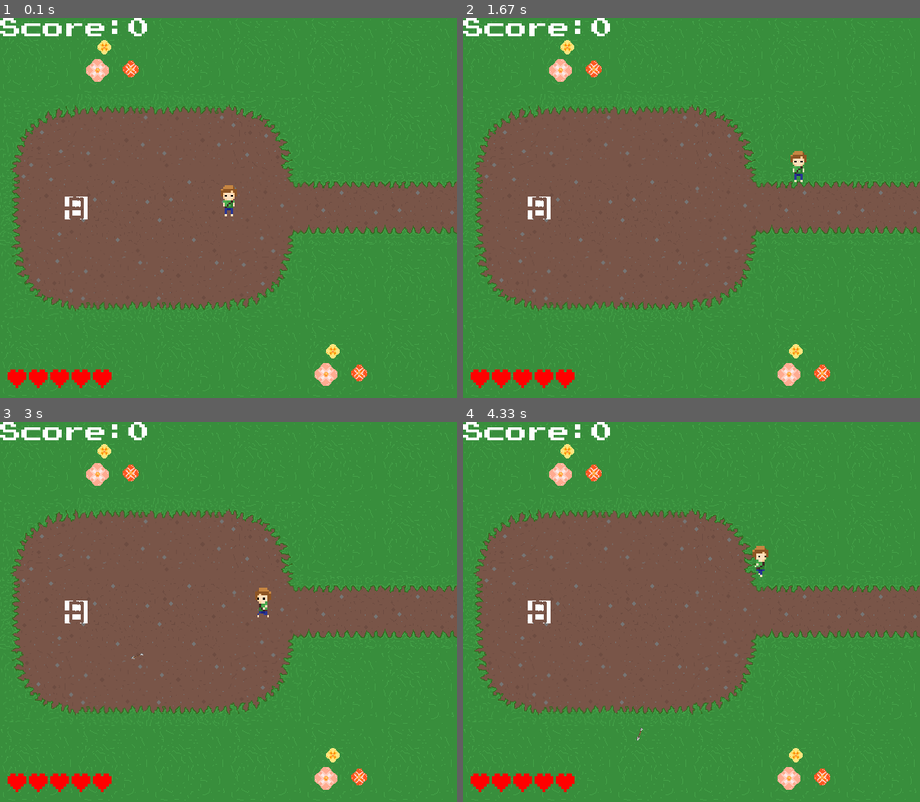
Above: before the commit, frames 1-4 (two rows, left to right).
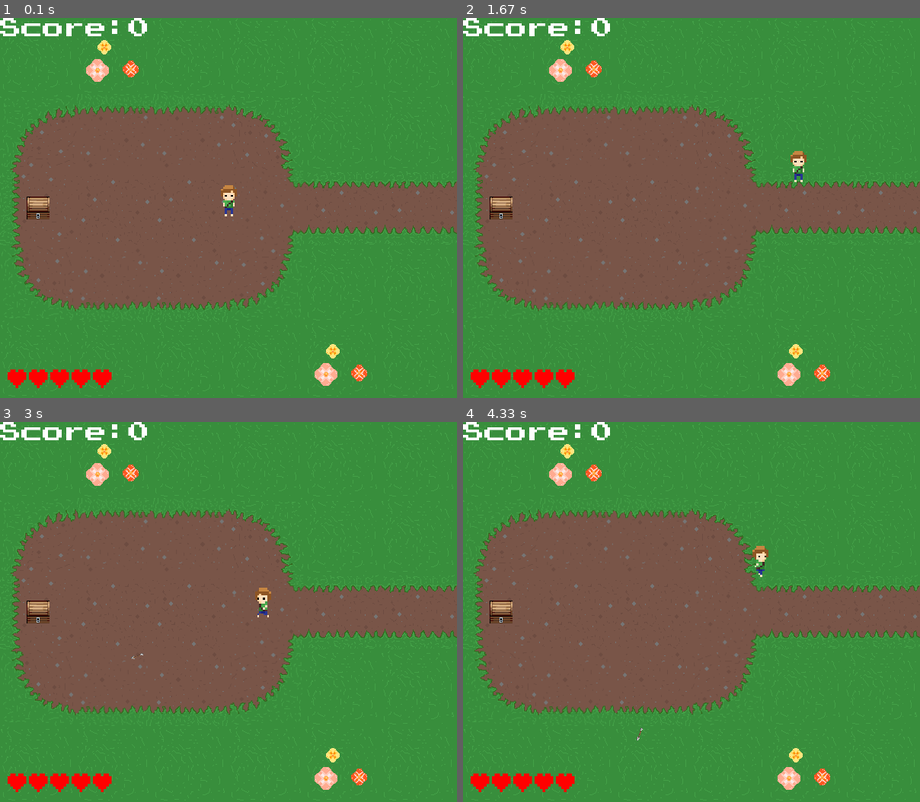
Above: after the commit, the same moments.

Repository: TomasPires/Projeto_Final_pygame
Game: pygame game, started from treasures_and_burial.py
Two runs of this game, one before a commit and one after it. Both use one fixed random seed, a clock stepped at 60 frames per second and the inputs below.
Inputs (mouse positions are in pixels of both pictures, inside the frame that each line leads up to):
- Up to frame 1 (0.1 s): no input
- Up to frame 2 (1.67 s): hold D 0.33-0.8 s; move the mouse to (673, 223) at 0.37 s; hold W 0.83-1.13 s; hold D 1.17-1.63 s
- Up to frame 3 (3 s): hold A 1.67-2.2 s; hold S 2.23-2.53 s; tap Space at 2.57, 2.97 s; hold A from 2.9 s (still down)
- Up to frame 4 (4.33 s): tap Space at 3.27, 3.4, 3.8, 4.1 s; release A at 3.3 s; hold W 3.33-3.7 s; hold D from 3.73 s (still down)

The runs differ from the first frame. In frame 1, 0.5% of the frame differs, in the area x 5-20%, y 47-53%; in frame 2, 0.5%; in frame 3, 0.5%; in frame 4, 0.5%.

Commit message:
Co-authored-by: DanielParnes <danielp7@al.insper.edu.br>

Diff:
--- a/treasures_and_burial.py
+++ b/treasures_and_burial.py
@@ -18,6 +18,7 @@
 OBJECT_DIR = path.join(path.dirname(__file__),  'Pixel_TreasuresandBurial', 'props', 'objects')
 IMG_DIR = path.join(path.dirname(__file__), 'Pixel_TreasuresandBurial', 'img')
 SOUND_DIR = path.join(path.dirname(__file__), 'sound')
+
 WHITE = (255,255,255)
 GREEN = (0,255,0)
 BLUE = (0,0,255)
@@ -68,13 +69,8 @@
     assets['char_left'] = char_left
     assets['init_screen'] = pygame.image.load(path.join(IMG_DIR, 'introscreen-500x400.png')).convert()
     assets['init_screen'] = pygame.transform.scale(assets['init_screen'], (WIDTH,HEIGHT))
-    over_anim = []
-    for i in range(1,3):
-        filename = 'gameover{0}.png'.format(i)
-        img = pygame.image.load(path.join(IMG_DIR, filename)).convert()
-        img = pygame.transform.scale(img,(WIDTH,HEIGHT))
-        over_anim.append(img)
-    assets['over_screen'] = over_anim
+    assets['over_screen'] = pygame.image.load(path.join(IMG_DIR, 'gameover2.png')).convert()
+    assets['over_screen'] = pygame.transform.scale(assets['over_screen'],(WIDTH,HEIGHT))
     anim_torch = []
     for i in range(1,5):
         frame_torch = 'Pixel_TreasuresandBurial/props/animation/fire{0}-128x128.png'.format(i)
@@ -125,9 +121,9 @@
     chest1 = dict()
     chest2 = dict()
     chest1['closed'] = pygame.image.load(path.join(OBJECT_DIR, 'chests/chest1closed-32x32.png')).convert()
-    chest1['closed'] = pygame.transform.scale(img,(CHEST_SIZE,CHEST_SIZE))
+    chest1['closed'] = pygame.transform.scale(chest1['closed'],(CHEST_SIZE,CHEST_SIZE))
     chest2['closed'] = pygame.image.load(path.join(OBJECT_DIR, 'chests/chest2closed-32x32.png')).convert()
-    chest2['closed'] = pygame.transform.scale(img,(CHEST_SIZE,CHEST_SIZE))
+    chest2['closed'] = pygame.transform.scale(chest2['closed'],(CHEST_SIZE,CHEST_SIZE))
 
 
     chest1['empty'] = pygame.image.load(path.join(OBJECT_DIR, 'chests/chest1openEMPTY-32x32.png')).convert()
@@ -157,6 +153,7 @@
     assets['arrow_sound'] = pygame.mixer.Sound(path.join(SOUND_DIR, 'arrow.wav'))
     assets['elemental_dying'] = pygame.mixer.Sound(path.join(SOUND_DIR, 'dead1.wav'))
     assets['background_music'] = pygame.mixer.music.load(path.join(SOUND_DIR, 'background.mp3'))
+    assets['point'] = pygame.mixer.Sound(path.join(SOUND_DIR, 'point.wav'))
     pygame.mixer.music.set_volume(0.25)
     return assets
 
@@ -169,7 +166,7 @@
         self.assets = assets
         #Tiro
         self.last_shot = pygame.time.get_ticks()
-        self.shoot_ticks = 500
+        self.shoot_ticks = 400
         #Animção
         self.imgkey = 'char_front'
         self.index = 0
@@ -344,25 +341,23 @@
         self.rect = self.image.get_rect()
 
 class Chest(pygame.sprite.Sprite):
-    def __init__(self,assets,chest_type,chest_pos):
+    def __init__(self,assets,chest_type,chest_pos,player):
         pygame.sprite.Sprite.__init__(self)
         self.assets = assets
         self.type = chest_type #Recebe uma string do tipo do baú: outside(tipo 1) ou dungeon(tipo 2)
+        self.status = 'closed' #Recebe uma sting que define o status do baú: fechado, cheio ou vazio
         if self.type == 'outside':
             self.key = 'chest1'
         elif self.type == 'dungeon':
             self.key = 'chest2'
-        self.image = self.assets['chests'][self.key]['closed']
+        self.image = self.assets['chests'][self.key][self.status]
         self.rect = self.image.get_rect()
         self.rect.centerx = chest_pos[0]
         self.rect.centery = chest_pos[1]
+        self.mask = pygame.mask.from_surface(self.image)
 
     def open(self):
-        itemtype = random.randint(1,2)  #número que sorteia aleatoriamente o tipo de item que será mostrado ao abrir o baú
-        self.image = assets['chests'][self.key]['full'][itemtype]
-
-    def empty(self):
-        self.image = assets['chests'][self.key]['empty']
+        self.image = self.assets['chests'][self.key]['full'] #Troca a imagem para a do baú aberto
 
 #Função de troca de mapa
 def map_def(player,map_k,assets):
@@ -383,15 +378,16 @@
     elif map_name == 'map5.1':#Saída para mapa diferente
         if 215 <= player.rect.centery <= 385 and player.rect.left == 0:
             map_k["map_n0"] -= 1
-            player.rect.centerx = 310
+            player.rect.centerx = 280
             player.rect.centery = 386
-        elif player.rect.top <= 25 and  215<=player.rect.centerx <=385: #Mudança pra cima
+        elif player.rect.top <= 15 and  215<=player.rect.centerx <=385: #Mudança pra cima
             if 'map{0}.{1}'.format(map_k["map_n0"],(map_k["map_n1"]+1)) in assets['maps']:
                 map_k["map_n1"] +=1
+                player.rect.centerx = 280
                 player.rect.centery = 440
             else:
                 map_k["map_n1"] +=0
-        elif 450< player.rect.centery  and 315 <= player.rect.centerx <= 385: #Mudança pra baixo
+        elif player.rect.bottom > 480  and 315 <= player.rect.centerx <= 385: #Mudança pra baixo
             if 'map{0}.{1}'.format(map_k["map_n0"],(map_k["map_n1"]-1)) in assets['maps']:
                 map_k["map_n1"] -=1
                 player.rect.top = 31
@@ -429,28 +425,28 @@
     mask_img = assets['masks'][map_name]
     return map_img, mask_img
 
+def chest_spawn(assets,MAP,chests,player):
+    dungeon = ['map5.0','map5.1','map5.2','map6.2']
+    if MAP != assets['maps']['map4.1'] or MAP != assets['maps']['map6.2']:
+            if len(chests) > 1:
+                for chest in chests:
+                    chest.kill()
+            if MAP in dungeon:
+                chest_type = 'dungeon'
+            else:
+                chest_type = 'outside'
+            chest_xy = chest_pos(assets,MAP)
+            chest = Chest(assets,chest_type,chest_xy,player)
+    return chest
+
 def chest_pos(assets,map_img):
     if map_img == assets['maps']['map1.1']:
-        pos = [100,HEIGHT/2]
-    if map_img == assets['maps']['map2.1']:
-        pos = [100,100]
+        pos = [50,HEIGHT/2]
     if map_img == assets['maps']['map2.2']:
-        pos = [100,100]
-    if map_img == assets['maps']['map3.0']:
-        pos = [100,100]
-    if map_img == assets['maps']['map3.1']:
-        pos = [100,100]
-    if map_img == assets['maps']['map3.2']:
-        pos = [100,100]
-    if map_img == assets['maps']['map4.1']:
-        pos = [100,100]
+        pos = [150,130]
     if map_img == assets['maps']['map5.0']:
         pos = [100,100]
-    if map_img == assets['maps']['map5.1']:
-        pos = [100,100]
     if map_img == assets['maps']['map5.2']:
-        pos = [100,100]
-    if map_img == assets['maps']['map6.2']:
         pos = [100,100]
     return pos
 
@@ -471,15 +467,15 @@
     groups['all_sprites'] = all_sprites
     groups['all_arrows'] = all_arrows
     groups['all_enemies'] = all_enemies
+    groups['chests'] = chests
     assets = load_assets()
     player = Char(groups, assets)
     all_sprites.add(player)
-    dungeon = ['map5.0','map5.1','map5.2','map6.2']
     MASK = MapMask(map_def(player,map_k,assets)[1])
     map_masks.add(MASK)
-    GO= assets['over_screen'][1]
     MAP = assets['maps']['map1.1']
     spawn = False
+    map_w_chest = [assets['maps']['map1.1'],assets['maps']['map2.2'],assets['maps']['map5.0'],assets['maps']['map5.2']]
     #Loop principal
     gamerun = RUNNING
     pygame.mixer.music.play(loops=-1)
@@ -526,16 +522,12 @@
                 for enemy in all_enemies:
                     enemy.kill()
 
-        hits = pygame.sprite.groupcollide(all_enemies, all_arrows, True, True, pygame.sprite.collide_mask)
-        if hits:
-            assets['elemental_dying'].play()
-
         if health == 0:
             pygame.mixer.music.pause()
-            window.blit(GO,(0,0))
+            window.blit(assets['over_screen'],(0,0))
             text_surface = assets['score_font'].render("Score:{:0d}".format(score), True, (255,255,255))
             text_rect = text_surface.get_rect()
-            text_rect = ((WIDTH/2-80), (HEIGHT/2+15))
+            text_rect = ((WIDTH/2-125), (HEIGHT/2+15))
             window.blit(text_surface, text_rect)
             gamerun = PAUSED
             if event.type == pygame.KEYDOWN:
@@ -546,6 +538,9 @@
                     health = 5
                     score = 0
                     window.blit(MAP,(0,0))
+                elif event.key == pygame.K_ESCAPE:
+                    pygame.quit()
+
         if gamerun == PAUSED:
             pygame.display.flip()
             continue
@@ -568,33 +563,54 @@
         MASK = MapMask(map_def(player,map_k,assets)[1])
         map_masks.add(MASK)
 
-        if MAP != assets['maps']['map4.1'] or MAP != assets['maps']['map6.2']:
-            if MAP in dungeon:
-                chest_type = 'dungeon'
-            else:
-                chest_type = 'outside'
-            chest_xy = chest_pos(assets,MAP)
-            chest = Chest(assets,chest_type,chest_xy)
+        if MAP in map_w_chest:
+            if len(chests) > 1:
+                for chest in chests:
+                    chest.kill()
+            chest = chest_spawn(assets,MAP,chests,player)
             chests.add(chest)
+        else:
+            for chest in chests:
+                chest.kill()
 
         map_collide = pygame.sprite.spritecollide(player,map_masks,False,pygame.sprite.collide_mask)
+
+        hits = pygame.sprite.groupcollide(all_enemies, all_arrows, True, True, pygame.sprite.collide_mask)
+        impact = pygame.sprite.groupcollide(all_enemies,all_sprites,True,False, pygame.sprite.collide_mask)
+        item_collect = pygame.sprite.groupcollide(chests,all_sprites,True,False,pygame.sprite.collide_mask)
+
+        if item_collect:
+            chest.open()
+
+
         if map_collide:
             player.undo()
             print(map_collide)
-        hits = pygame.sprite.groupcollide(all_enemies, all_arrows, True, True, pygame.sprite.collide_mask)
-        impact = pygame.sprite.groupcollide(all_enemies,all_sprites,True,False, pygame.sprite.collide_mask)
+
         window.blit(MAP,(0,0))
 
+        chests.draw(window)
         all_sprites.draw(window)
         all_arrows.draw(window)
         all_enemies.draw(window)
-        chests.draw(window)
+
+
+
+
+        if item_collect:
+            score += 100
+            assets['point'].play()
+            print(item_collect)
 
         if hits:
             assets['elemental_dying'].play()
             score += 10
+            if score%200 == 0 and health < 5:
+                health += 1
         if impact:
-            health -=1
+            health -= 1
+
+
         #Health e Score
         text_surface = assets['score_font'].render(chr(9829) * health, True, (255, 0, 0))
         text_rect = text_surface.get_rect()
Not shown, added: sound/point.wav
